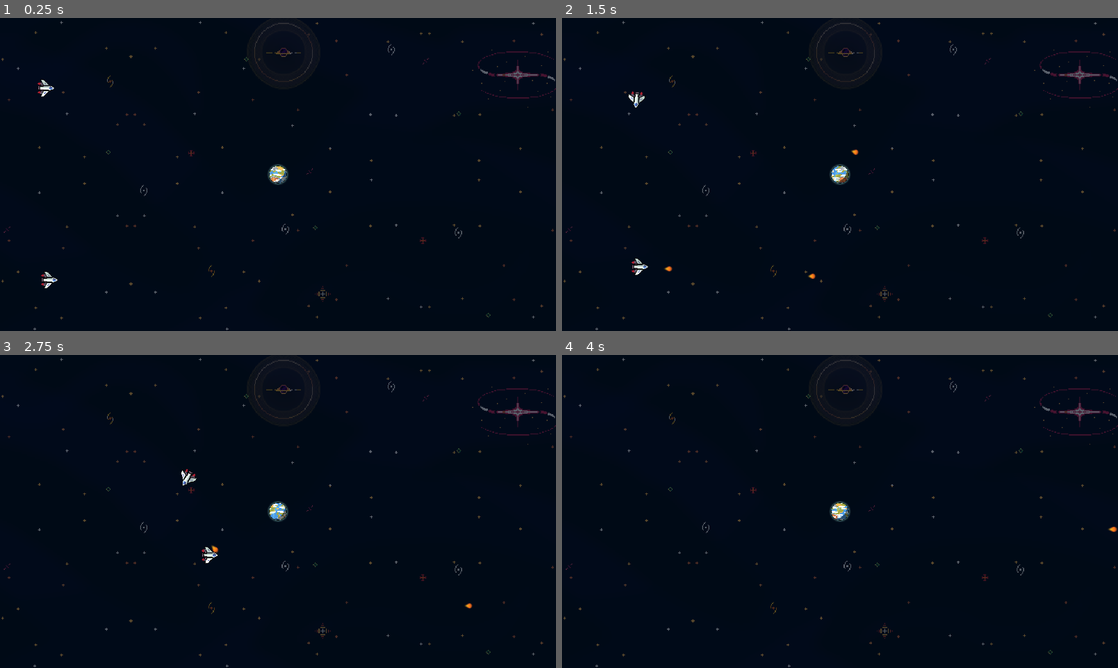
Above: before the commit, frames 1-4 (two rows, left to right).
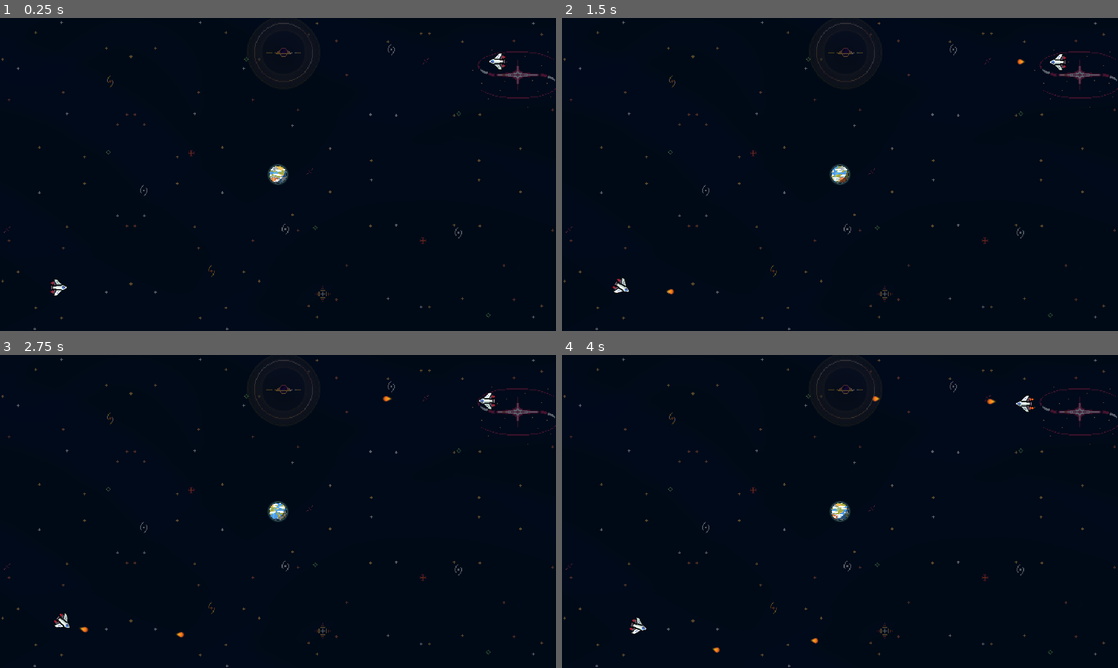
Above: after the commit, the same moments.

Repository: ArcTropics/spacewar
Game: Godot game, scene res://Scenes/level_1.tscn
Two runs of this game, one before a commit and one after it. Both use one fixed random seed, a clock stepped at 60 frames per second and the inputs below.
Inputs:
- Up to frame 1 (0.25 s): no input
- Up to frame 2 (1.5 s): hold Right (Right_P1) 0.53-1.28 s; tap / (Fire_P1) at 0.6 s; tap Q (Fire_P2) at 0.8, 1.35 s; hold Left (Left_P1) from 1.28 s (still down)
- Up to frame 3 (2.75 s): tap W (Thrust_P2) at 1.55 s; release Left (Left_P1) at 2.03 s; hold Right (Right_P1) from 2.03 s (still down); hold W (Thrust_P2) from 2.03 s (still down); tap / (Fire_P1) at 2.3 s
- Up to frame 4 (4 s): release Right (Right_P1) at 2.78 s; release W (Thrust_P2) at 2.78 s; hold Up (Thrust_P1) 2.78-3.53 s; tap / (Fire_P1) at 2.85 s; tap Q (Fire_P2) at 3.05, 3.6 s; hold Left (Left_P1) from 3.53 s (still down); hold W (Thrust_P2) from 3.53 s (still down)

The runs differ from the first frame. In frame 1, 0.3% of the frame differs, in the area x 6-91%, y 11-89%; in frame 2, 0.4%, in the area x 9-91%, y 11-89%; in frame 3, 0.4%; in frame 4, 0.3%.

Commit message:
Updates: - The SpaceRaft Class adds a timer to make sure that torpedos can be   fired only at certain intervals - The Maximum velocity is set - The Thrust will not apply any more velocity if it is already traveling   faster than the max thrust velocity

Diff:
--- a/Classes/SpaceCraft.gd
+++ b/Classes/SpaceCraft.gd
@@ -6,12 +6,17 @@
 @export var thrust_power: int = 100
 @export var rotation_speed: float = 3
 @export var life := 3
+@export var max_velocity: Vector2 = Vector2(1000,1000)
+@export var max_thrust_velocity: Vector2 = Vector2(100,100)
 
 var current_direction := Vector2.ZERO
 var current_rotation := 0.0
 var is_gravity_active := false
 var gravity_center := Vector2.ZERO
 var gravity_power := 0.0
+var can_shoot: bool = true
+
+var shoot_timer: Timer
 
 @onready var explosion_scn = preload("res://Objects/explosion.tscn")
 
@@ -22,19 +27,25 @@
 
 # Called when the node enters the scene tree for the first time.
 func _ready():
-	pass # Replace with function body.
-
+	shoot_timer = Timer.new()
+	shoot_timer.wait_time = 1
+	shoot_timer.connect("timeout", _on_can_shoot_again)
+	add_child(shoot_timer)
 
 func _physics_process(delta):
 	check_for_screen_presence()
-	if is_gravity_active:
+	if is_gravity_active and abs(velocity) < max_velocity:
 		calculate_final_velocity(delta)
+
 	move_and_slide()
 
 func calculate_thrust_direction(from, target):
 	current_direction = target.global_position - from.global_position
 	current_direction = current_direction.normalized()
-	velocity += current_direction * thrust_power/100
+	if abs(velocity) < max_thrust_velocity:
+		velocity += current_direction * thrust_power/100
+
+
 
 func check_for_screen_presence():
 	var screen_size = get_viewport_rect().size
@@ -43,13 +54,14 @@
 
 
 func fire(_group_to_kill):
-	if torpedos > 0:
+	if torpedos > 0 and can_shoot:
 		torpedos -= 1
+		can_shoot = false
+		shoot_timer.start()
 		emit_signal("torpedo_fired", self, _group_to_kill)
 
 
 func activate_gravity(_is_gravity_active, _gravity_center, _gravity_power):
-	print("Activating Gravity")
 	is_gravity_active = _is_gravity_active
 	gravity_center = _gravity_center
 	gravity_power = _gravity_power
@@ -58,7 +70,6 @@
 func calculate_final_velocity(delta):
 	var dir = gravity_center - position
 	velocity += dir.normalized() * gravity_power * delta
-	print(velocity)
 
 func hit():
 	life -= 1
@@ -71,3 +82,6 @@
 	var e = explosion_scn.instantiate()
 	emit_signal("death", e, transform)
 	queue_free()
+
+func _on_can_shoot_again():
+	can_shoot = true
--- a/Objects/earth.tscn
+++ b/Objects/earth.tscn
@@ -571,6 +571,9 @@
 
 [node name="Earth" type="StaticBody2D"]
 script = ExtResource("1_a83ym")
+gravity_power_2 = 100
+gravity_power_3 = 50
+gravity_power_4 = 10
 
 [node name="AnimatedSprite2D" type="AnimatedSprite2D" parent="."]
 sprite_frames = SubResource("SpriteFrames_ebl8q")
--- a/Objects/torpedo.tscn
+++ b/Objects/torpedo.tscn
@@ -38,6 +38,8 @@
 [node name="Torpedo" type="Area2D"]
 scale = Vector2(0.3, 0.3)
 script = ExtResource("1_bbgrr")
+speed = 100.0
+hit_range = 10000.0
 
 [node name="Animation" type="AnimatedSprite2D" parent="."]
 position = Vector2(3, 0)
@@ -52,4 +54,10 @@
 [node name="CollisionShape2D" type="CollisionShape2D" parent="."]
 shape = SubResource("CircleShape2D_kkgkf")
 
+[node name="Timer" type="Timer" parent="."]
+wait_time = 4.0
+one_shot = true
+autostart = true
+
 [connection signal="body_entered" from="." to="." method="_on_body_entered"]
+[connection signal="timeout" from="Timer" to="." method="_on_timer_timeout"]
--- a/Scenes/level_1.tscn
+++ b/Scenes/level_1.tscn
@@ -26,21 +26,30 @@
 [node name="SpaceCrafts" type="Node2D" parent="."]
 
 [node name="Player1Craft" parent="SpaceCrafts" instance=ExtResource("1_ujqv1")]
-position = Vector2(153, 241)
+position = Vector2(200, 930)
 scale = Vector2(2, 2)
+thrust_power = 100
+rotation_speed = 1.0
 
 [node name="Player2Craft" parent="SpaceCrafts" instance=ExtResource("5_va4uf")]
-position = Vector2(165, 905)
+position = Vector2(1720, 150)
+rotation = 3.14159
 scale = Vector2(2, 2)
+thrust_power = 100
+rotation_speed = 1.0
 
 [node name="Torpedos" type="Node2D" parent="."]
 
 [node name="Explosions" type="Node2D" parent="."]
 
-[node name="Earth" parent="." instance=ExtResource("5_31b07")]
-position = Vector2(960, 540)
-
 [node name="Timer" type="Timer" parent="."]
 wait_time = 2.0
 
+[node name="Earth" parent="." instance=ExtResource("5_31b07")]
+position = Vector2(960, 540)
+gravity_power_1 = 300
+gravity_power_2 = 50
+gravity_power_3 = 25
+gravity_power_4 = 5
+
 [connection signal="timeout" from="Timer" to="." method="_on_timer_timeout"]
--- a/Scripts/earth.gd
+++ b/Scripts/earth.gd
@@ -3,7 +3,6 @@
 
 func _on_gravity_field_1_body_entered(body):
 	if body.is_in_group("space_object"):
-		print("Space Object Entered Gravity Field 1")
 		body.activate_gravity(true, position, gravity_power_1)
 
 
@@ -14,7 +13,6 @@
 
 func _on_gravity_field_2_body_entered(body):
 	if body.is_in_group("space_object"):
-		print("Space Object Entered Gravity Field 2")
 		body.activate_gravity(true, position, gravity_power_2)
 
 
@@ -25,7 +23,6 @@
 
 func _on_gravity_field_3_body_entered(body):
 	if body.is_in_group("space_object"):
-		print("Space Object Entered Gravity Field 3")
 		body.activate_gravity(true, position, gravity_power_3)
 
 
@@ -36,7 +33,6 @@
 
 func _on_gravity_field_4_body_entered(body):
 	if body.is_in_group("space_object"):
-		print("Space Object Entered Gravity Field 4")
 		body.activate_gravity(true, position, gravity_power_4)
 
 
--- a/Scripts/level_manager.gd
+++ b/Scripts/level_manager.gd
@@ -26,3 +26,7 @@
 
 func _on_timer_timeout():
 	get_tree().reload_current_scene()
+
+func _unhandled_input(event):
+	if Input.is_action_just_pressed("ui_cancel"):
+		get_tree().quit()
--- a/Scripts/torpedo.gd
+++ b/Scripts/torpedo.gd
@@ -1,7 +1,10 @@
 extends Area2D
 
 @export var speed: float = 500
+@export var hit_range: float = 30
+
 @onready var screen_size = get_viewport_rect().size
+@onready var starting_position: Vector2 = position
 
 var group_to_kill := "player_2"
 
@@ -9,12 +12,13 @@
 # Called every frame. 'delta' is the elapsed time since the previous frame.
 func _physics_process(delta):
 	position += transform.x * speed * delta
-	if position.x > screen_size.x or position.y > screen_size.y or position.x < 0 or position.y < 0:
-		queue_free()
 
 
 func _on_body_entered(body):
 	if body.is_in_group(group_to_kill):
-		print("Just Hit " + group_to_kill)
 		body.hit()
 		queue_free()
+
+
+func _on_timer_timeout():
+	queue_free()
